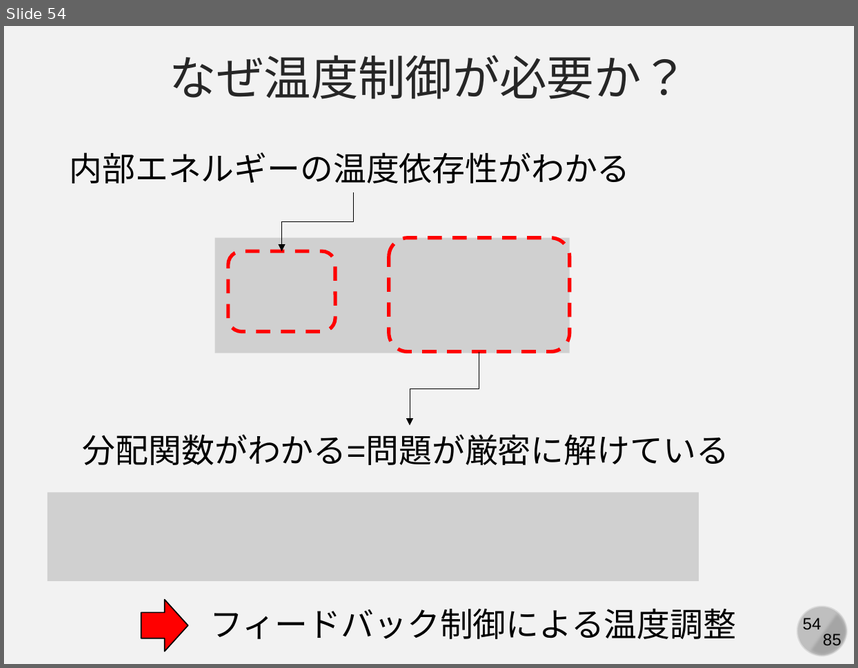
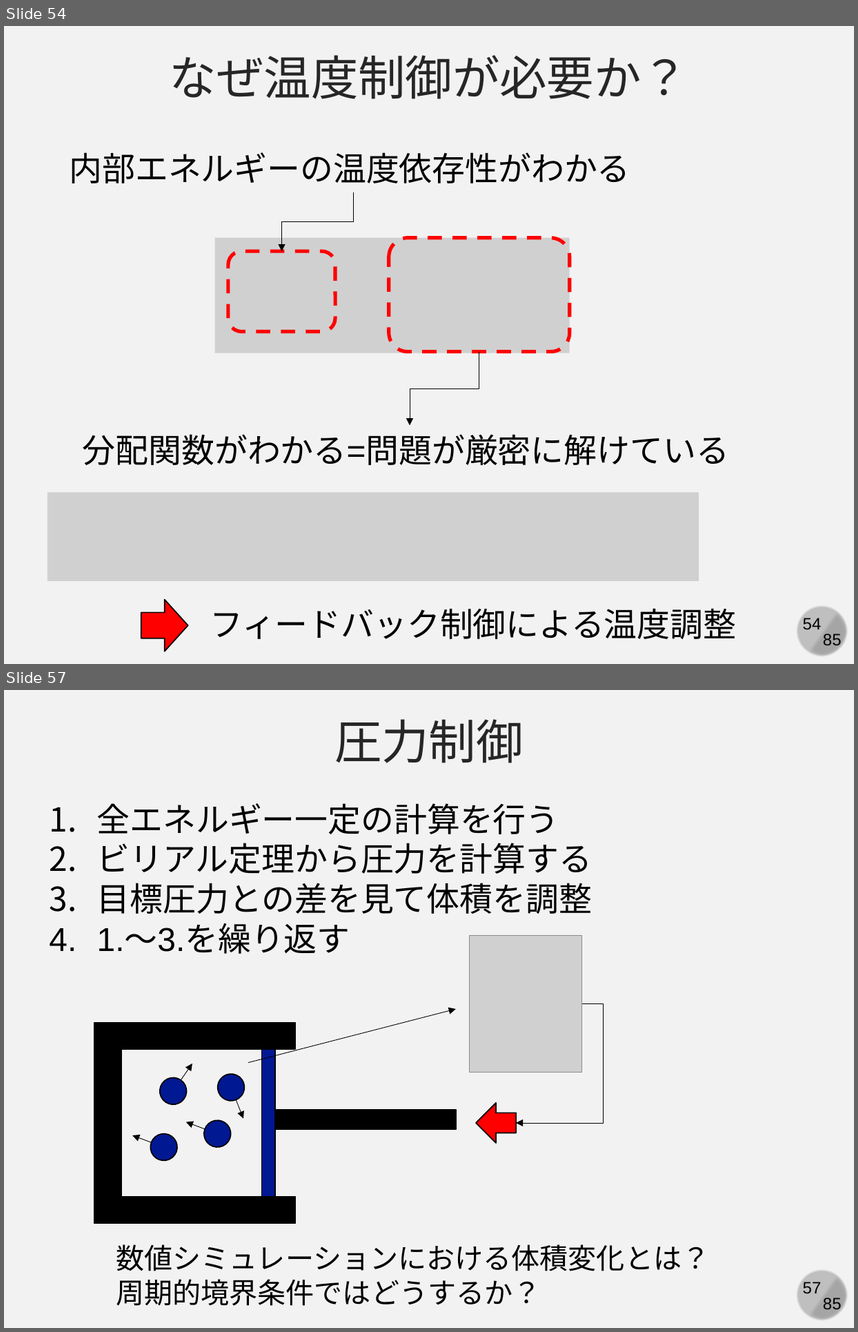
Before and after one commit to kaityo256/simulation_engineering, a slide deck: 06_md_observable/simulation06.pptx. Shown one above the other, each under a label of ours: slide 54 before the commit, slides 54 and 57 after it; the slides between them are not shown. The pictures are 858x668 and 858x1332 pixels, drawn with LibreOffice and Linux fonts; fonts in the diff are those of the drawing; grey boxes stand for pictures. Boxes give left, top, right and bottom in pixels: in the first picture for what was removed or moved away, otherwise in the second. Text is boxed around its words. In the diff, an @@ line names an element or a change of style, - is before the commit and + after.

```diff
--- a/06_md_observable/simulation06.pptx
+++ b/06_md_observable/simulation06.pptx
@@ slide 57 added at <box>4,690,854,1328</box>, background #F2F2F2; not listed: 4 template elements that a slide beside it also shows @@
@@ text added at <box>335,719,524,763</box>, 40 pt, text #262626 @@
+圧力制御
@@ text added at <box>97,803,592,954</box>, 28 pt, text #000000 @@
+1. 全エネルギー一定の計算を行う
+2. ビリアル定理から圧力を計算する
+3. 目標圧力との差を見て体積を調整
+4. 1.～3.を繰り返す
@@ picture added at <box>469,935,582,1072</box> @@
@@ arrow added from (248, 1063) to (455, 1009), #000000 0.5 pt @@
@@ elbow arrow added from (582, 1004) to (516, 1123), #000000 0.5 pt @@
@@ rectangle added at <box>94,1023,294,1049</box>, fill #000000, outline #000000 1 pt @@
@@ rectangle added at <box>94,1022,121,1223</box>, fill #000000, outline #000000 1 pt @@
@@ rectangle added at <box>261,1049,274,1196</box>, fill #011893, outline #000000 1 pt @@
@@ ellipse added at <box>154,1072,191,1109</box>, fill #011893, outline #000000 1 pt @@
@@ arrow added from (181, 1080) to (193, 1063), #000000 0.5 pt @@
@@ ellipse added at <box>214,1069,248,1104</box>, fill #011893, outline #000000 1 pt @@
@@ arrow added from (236, 1100) to (243, 1118), #000000 0.5 pt @@
@@ right arrow added at <box>476,1103,516,1142</box>, fill #FF0000, outline #000000 1 pt @@
@@ arrow added from (205, 1129) to (186, 1122), #000000 0.5 pt @@
@@ ellipse added at <box>200,1116,234,1150</box>, fill #011893, outline #000000 1 pt @@
@@ rectangle added at <box>274,1110,456,1130</box>, fill #000000, outline #000000 1 pt @@
@@ arrow added from (151, 1142) to (132, 1136), #000000 0.5 pt @@
@@ ellipse added at <box>146,1130,181,1164</box>, fill #011893, outline #000000 1 pt @@
@@ rectangle added at <box>94,1196,294,1222</box>, fill #000000, outline #000000 1 pt @@
@@ text added at <box>116,1244,710,1305</box>, 24 pt, text #000000 @@
+数値シミュレーションにおける体積変化とは？
+周期的境界条件ではどうするか？
```
Also in this commit, not shown: 1 slide changed, 7 other slides added.
